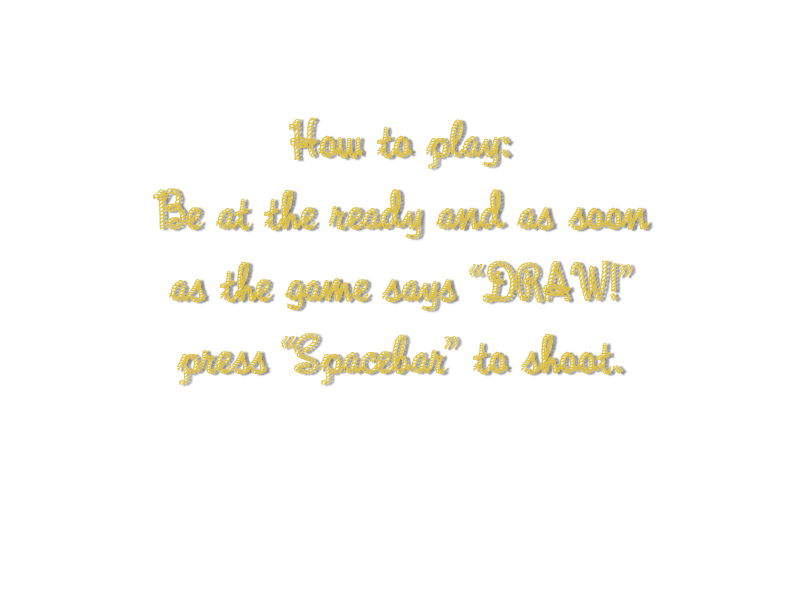
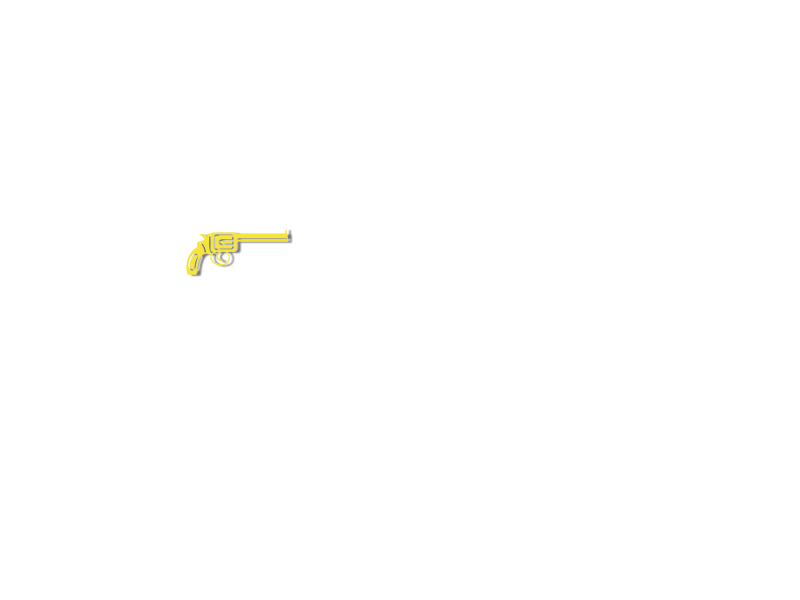
Layered file, before and after one edit (w=800, h=600). Changes by layer:
showed group "Menu" (5 layers) over [153, 154, 517, 387]
painted on "Gun copy" over [186, 229, 288, 275]
hid "How to play: Be at the ready and as soon as the game says “DRAW" over [153, 117, 649, 385]
